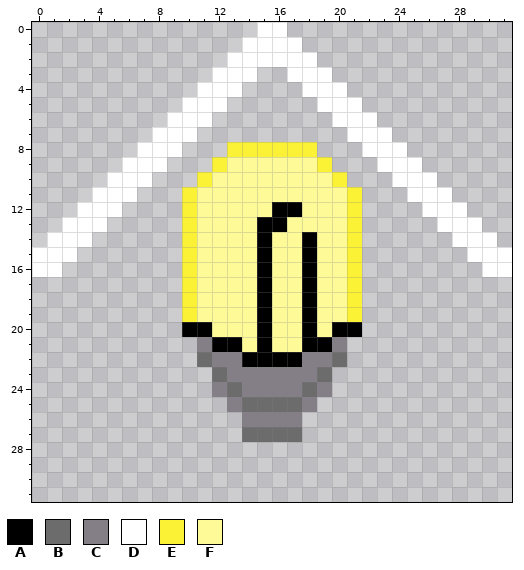
Pixel-art file -- Assets/Art/UI/LightIndicator.aseprite. Above, as it was before the edit.
32x32 pixels, 1 frame.
Visible layers, top first: "Layer 2", "Layer 1".
Palette (. is transparent): A #000000  B #6c6c6c  C #847e87  D #ffffff  E #fbf236  F #fffa98
Pixels before, first column x 0:
 0 ...............DD...............
 1 ..............DDDD..............
 2 .............DDDDDD.............
 3 ............DDD..DDD............
 4 ...........DDD....DDD...........
 5 ..........DDD......DDD..........
 6 .........DDD........DDD.........
 7 ........DDD..........DDD........
 8 .......DDD...EEEEEE...DDD.......
 9 ......DDD...EFFFFFFE...DDD......
10 .....DDD...EFFFFFFFFE...DDD.....
11 ....DDD...EFFFFFFFFFFE...DDD....
12 ...DDD....EFFFFFAAFFFE....DDD...
13 ..DDD.....EFFFFAAFFFFE.....DDD..
14 .DDD......EFFFFAFFAFFE......DDD.
15 DDD.......EFFFFAFFAFFE.......DDD
16 DD........EFFFFAFFAFFE........DD
17 ..........EFFFFAFFAFFE..........
18 ..........EFFFFAFFAFFE..........
19 ..........EFFFFAFFAFFE..........
20 ..........AAFFFAFFAFAA..........
21 ...........CAAFAFFAAC...........
22 ...........BCCAAAACCB...........
23 ............BCCCCCCB............
24 ............CBCCCCBC............
25 .............CBBBBC.............
26 ..............CCCC..............
27 ..............BBBB..............
The same view after the edit:
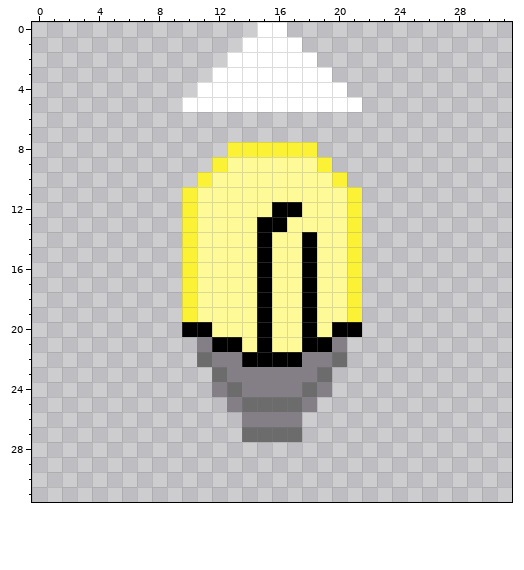
The author wrote: Added arrows to the indicators
From old to new:
Layer "Layer 1":
There is now colour D in row 3 at x 15 to 16; in row 4 at x 14 to 17; in row 5 at x 13 to 18.
Colour D is gone in row 6 at x 9 to 11 and 20 to 22; in row 7 at x 8 to 10 and 21 to 23; in row 8 at x 7 to 9 and 22 to 24; in row 9 at x 6 to 8 and 23 to 25; in row 10 at x 5 to 7 and 24 to 26; in row 11 at x 4 to 6 and 25 to 27.
Colour D is gone in row 12 at x 3 to 5 and 26 to 28; in row 13 at x 2 to 4 and 27 to 29; in row 14 at x 1 to 3 and 28 to 30; in row 15 at x 0 to 2 and 29 to 31; in row 16 at x 0 to 1 and 30 to 31.
Boxes around the changes in both pictures, in picture pixels (x1, y1, x2, y2):
changed: (32, 67, 512, 277)
